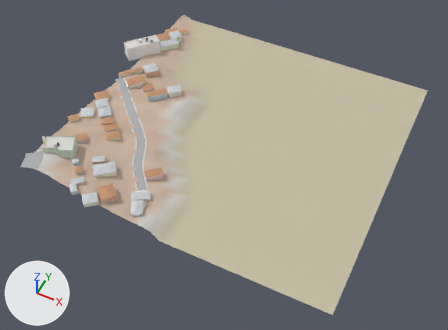
What one commit did to the glTF model city/hi/t_1_3.glb.
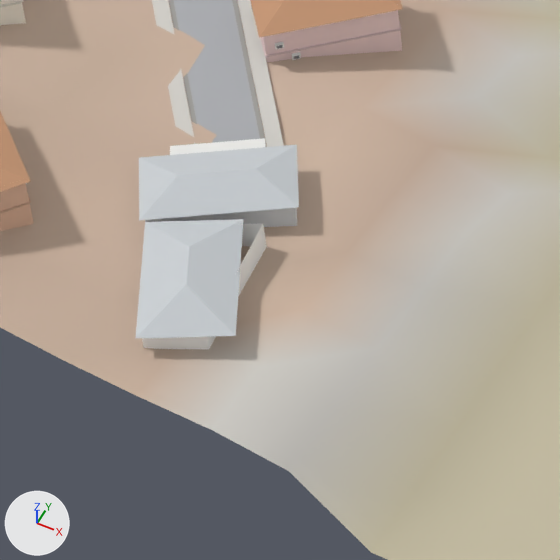
Old and new are each drawn whole from a 50 mm lens placed at (538.0, 551.0, 381.0), pointed at (382.0, 864.0, -10.0) and again close up on the part from 25% to 41% of the width and 52% to 73% of the height. Every picture has the same lights, and +X, +Y and +Z are marked at lower left. The first two pictures are the older version. Vertices at exactly the same position are counted once.

The scene before the commit, as lines of its bpy script (objects in view):
```python
me_buildings_col = bpy.data.meshes.new('Buildings-col')
me_buildings_col.from_pydata(...)  # 472 vertices, 544 faces; spans x 238.0..358.0, y 761.0..1000.0, z 1.0..29.0
# faces by material slot: [280, 264]
me_buildings_col.materials.append(mat_wall)
me_buildings_col.materials.append(mat_roof)
me_details = bpy.data.meshes.new('Details')
me_details.from_pydata(...)  # 1317 vertices, 2114 faces; spans x 238.0..351.0, y 763.0..994.0, z 5.0..32.0
me_details.materials.append(mat_props)
me_roads_col = bpy.data.meshes.new('Roads-col')
me_roads_col.from_pydata(...)  # 256 vertices, 240 faces; spans x 250.4..348.6, y 764.7..903.3, z 7.8..25.0
# faces by material slot: [78, 162]
me_roads_col.materials.append(mat_road)
me_roads_col.materials.append(mat_paint)
ob_buildings_col = bpy.data.objects.new('Buildings-col', me_buildings_col)
ob_buildings_col.location = (0.0, 0.0, 0.0)
ob_details = bpy.data.objects.new('Details', me_details)
ob_details.location = (0.0, 0.0, 0.0)
ob_roads_col = bpy.data.objects.new('Roads-col', me_roads_col)
ob_roads_col.location = (0.0, 0.0, 0.0)
# also in view: 'Sidewalks-col' at (301.0, 837.0, 16.0); 'Terrain-col' at (384.0, 896.0, 12.0)
```
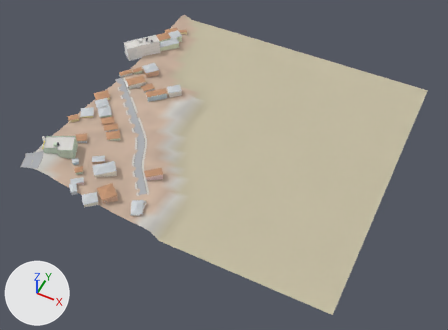
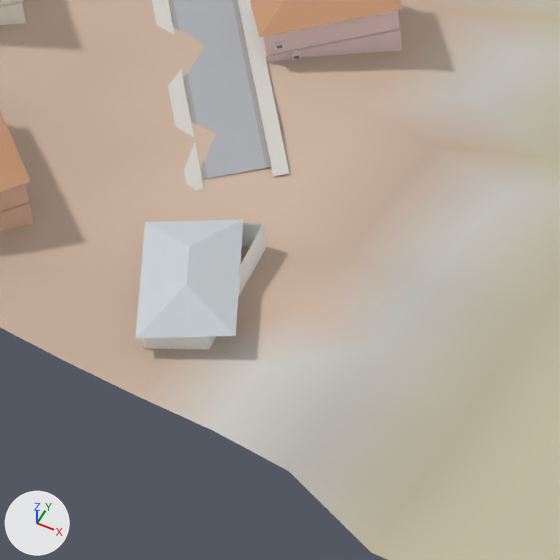
Edits to the bpy script that builds the scene:
```text
Change me_buildings_col:
    used by ob_buildings_col; location = (0.0, 0.0, 0.0)
    remove me_buildings_col.from_pydata(...)  # 472 vertices, 544 faces; spans x 238.0..358.0, y 761.0..1000.0, z 1.0..29.0
    add me_buildings_col.from_pydata(...)  # 458 vertices, 528 faces; spans x 238.0..358.0, y 761.0..1000.0, z 1.0..29.0
    me_buildings_col part 1: the loose piece of 8 vertices spanning x 339.0..354.0, y 785.0..798.0, z 7.0..11.0 is deleted
    me_buildings_col part 2: the loose piece of 6 vertices spanning x 338.0..355.0, y 784.0..799.0, z 11.0..12.0 is deleted
    other edits to the shape of me_buildings_col do not show in these pictures
Change me_details:
    used by ob_details; location = (0.0, 0.0, 0.0)
    remove me_details.from_pydata(...)  # 1317 vertices, 2114 faces; spans x 238.0..351.0, y 763.0..994.0, z 5.0..32.0
    add me_details.from_pydata(...)  # 1281 vertices, 2064 faces; spans x 238.0..351.0, y 763.0..994.0, z 5.0..32.0
    me_details part 3: the loose piece of 4 vertices spanning x 340.0..349.0, y 792.0..798.0, z 10.0..11.0 is deleted
    other edits to the shape of me_details do not show in these pictures
```

Location of each change, [x1, y1, x2, y2] in pixels of the close-ups (560 x 560 px):
'Details', reshaped: before [0, 0, 402, 222]; after [0, 0, 402, 214]
part 1 of me_buildings_col, deleted: before [145, 207, 297, 227]
part 2 of me_buildings_col, deleted: before [139, 145, 299, 221]
part 3 of me_details, deleted: before [170, 138, 265, 155]
